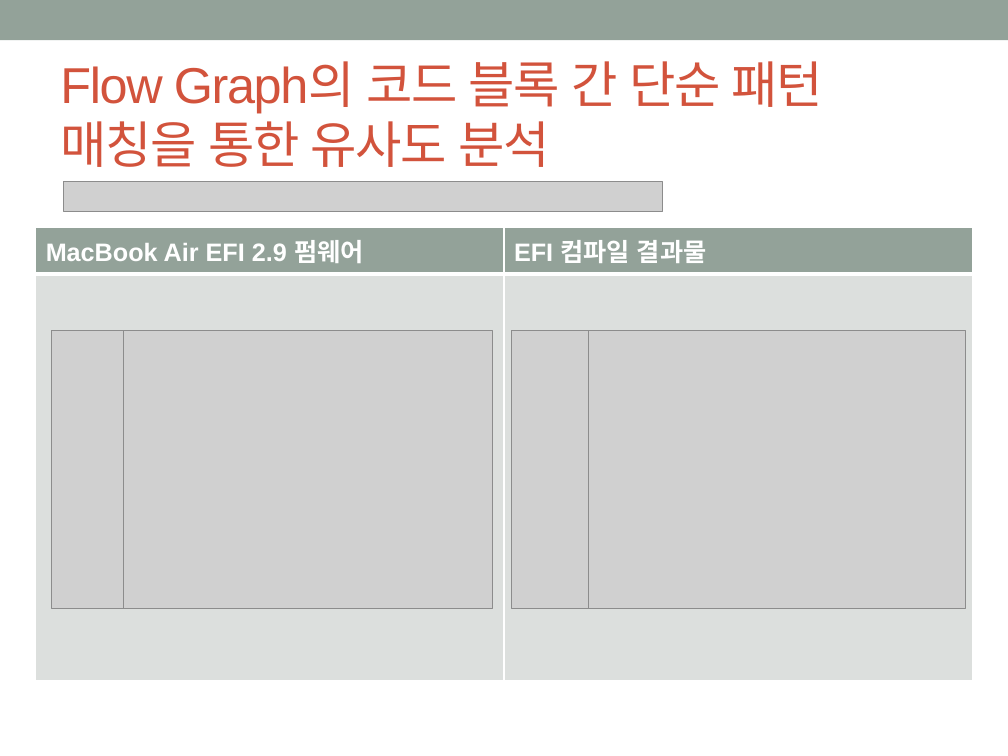
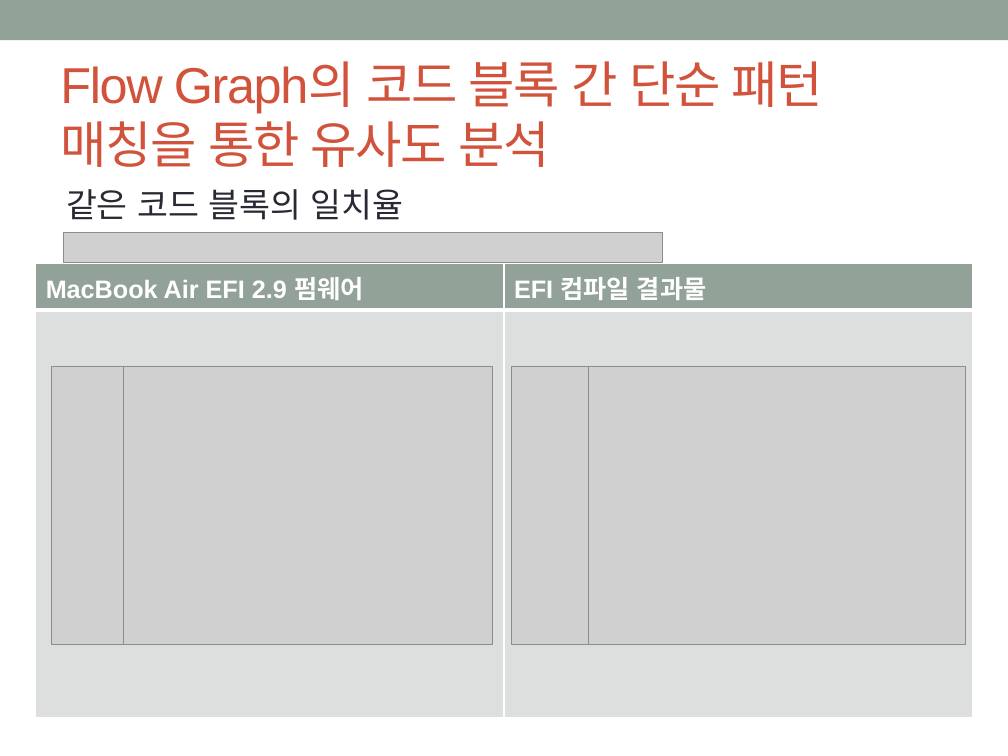
Before and after one commit to godthem90/Mac_Security_S4, a slide deck: slide 15 of 맥 중간발표.pptx (slide 12 before the commit). Drawn at 1008x756 pixels with LibreOffice and Linux fonts; fonts in the diff are those of the drawing; grey boxes stand for pictures. Boxes give left, top, right and bottom in pixels: in the first picture for what was removed or moved away, otherwise in the second. Text is boxed around its words. In the diff, an @@ line names an element or a change of style, - is before the commit and + after.

```diff
--- a/맥 중간발표.pptx
+++ b/맥 중간발표.pptx
@@ text added at [66, 189, 404, 220], 24 pt, text #292934 @@
+같은 코드 블록의 일치율
@@ picture: place and size @@
-picture at [64, 181, 662, 211]
+picture at [64, 233, 662, 262]
@@ 4 pictures, 1 table: place and size @@
-4 pictures, 1 table at [35, 227, 973, 679]
+4 pictures, 1 table at [35, 264, 973, 717]
```
Also in this commit, not shown: 13 other slides changed, 6 slides added.
